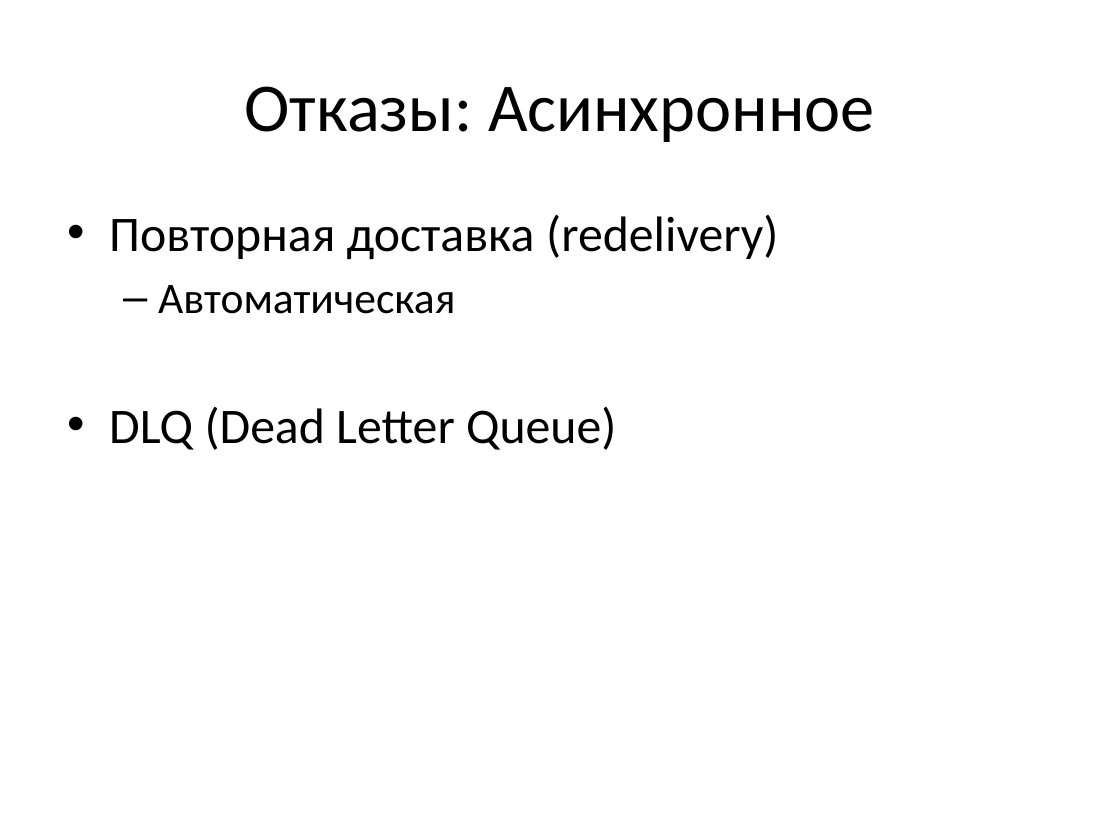
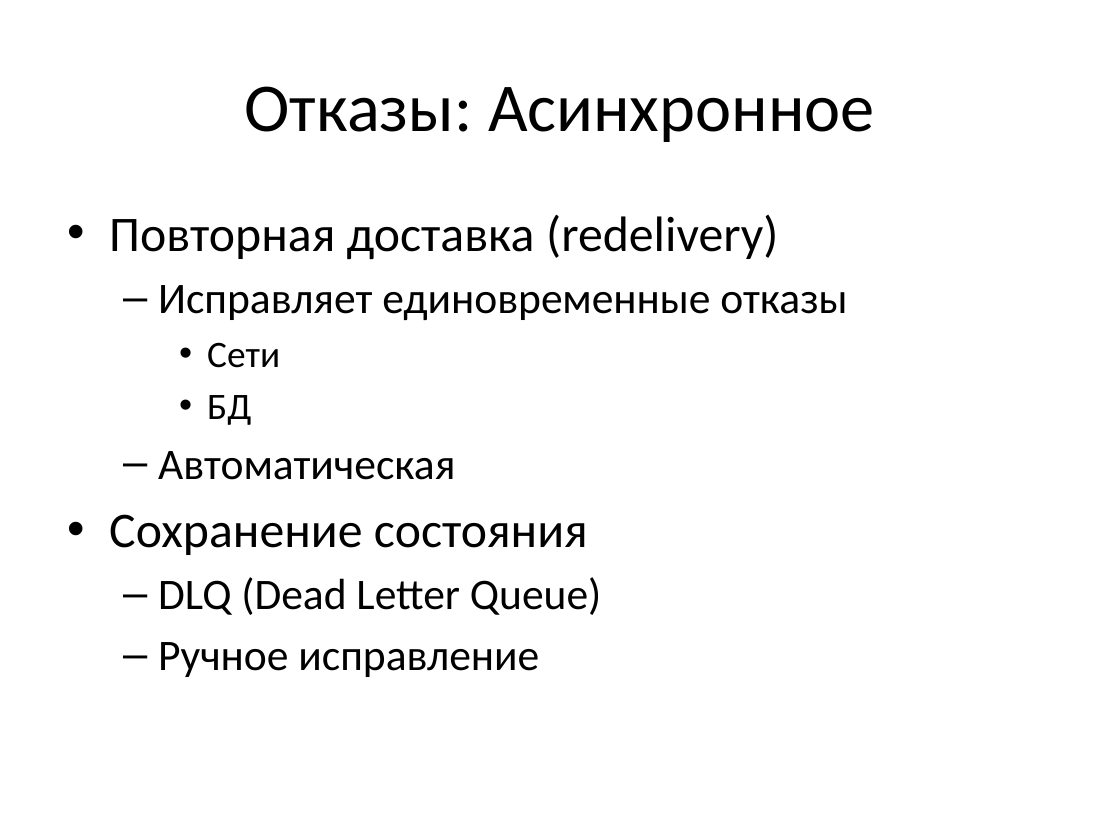
Before and after one commit to vitali-kviatkouski/personal, a slide deck: slide 20 of Microservices.pptx. Drawn at 1120x840 pixels with LibreOffice and Linux fonts; fonts in the diff are those of the drawing. Boxes give left, top, right and bottom in pixels: in the first picture for what was removed or moved away, otherwise in the second. Text is boxed around its words. In the diff, an @@ line names an element or a change of style, - is before the commit and + after.

```diff
--- a/Microservices.pptx
+++ b/Microservices.pptx
@@ text at [158,285,847,425]: paragraphs added @@
+  – Исправляет единовременные отказы
+    • Сети
+    • БД
@@ text at [109,514,588,555]: paragraph added @@
+• Сохранение состояния
@@ text at [158,577,601,615]: size 32 to 28 pt in "DLQ (Dead Letter Queue)"; bullet • to –; list level 1 to 2 in "DLQ (Dead Letter Queue)" @@
@@ text at [158,642,539,677]: paragraph added @@
+  – Ручное исправление
```
Also in this commit, not shown: 12 other slides changed, 2 slides added, 2 slides removed.
